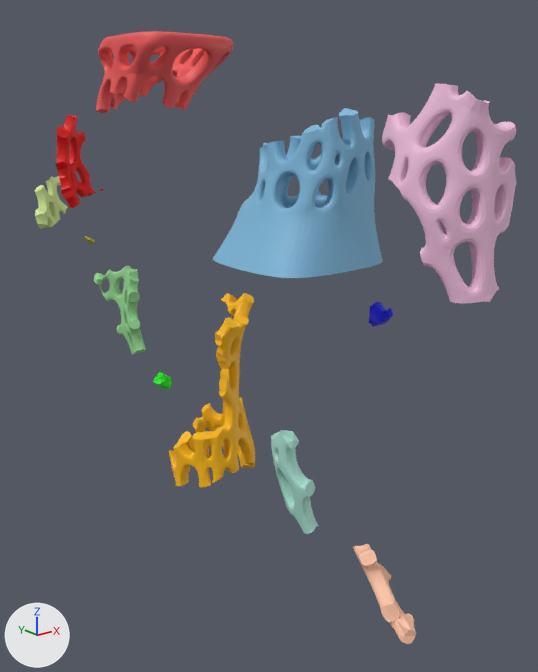
The glTF model docs/result/artifact/65942_sf/fractured_69_12pcs_transformed.glb: old version first, new version second.
Before and after are seen from a 50 mm lens placed at (-0.72, -3.78, 1.12), pointed at (0.62, -2.11, 0.45). The axes (+X, +Y, +Z) are drawn at lower left. The lights are the same throughout. Where no turn or scale is listed for an object, it has been applied to the vertices.

Script lines for the objects in view, before the commit:
```python
me_piece_2_obj = bpy.data.meshes.new('piece_2.obj')
me_piece_2_obj.from_pydata(...)  # 8811 vertices, 17670 faces; spans x 0.28..0.638, y -2.598..-2.24, z 0.75..1.105
me_piece_2_obj.materials.append(mat_defaultmaterial_002)
me_piece_5_obj = bpy.data.meshes.new('piece_5.obj')
me_piece_5_obj.from_pydata(...)  # 1740 vertices, 3480 faces; spans x 0.362..0.55, y -1.035..-0.931, z 0.653..0.854
me_piece_5_obj.materials.append(mat_defaultmaterial_005)
me_piece_8_obj = bpy.data.meshes.new('piece_8.obj')
me_piece_8_obj.from_pydata(...)  # 152 vertices, 300 faces; spans x 0.3459..0.4015, y -1.9084..-1.8667, z 0.2673..0.3254
me_piece_8_obj.materials.append(mat_defaultmaterial_008)
me_piece_9_obj = bpy.data.meshes.new('piece_9.obj')
me_piece_9_obj.from_pydata(...)  # 1977 vertices, 3958 faces; spans x 0.344..0.526, y -1.31..-1.223, z 0.761..1.076
me_piece_9_obj.materials.append(mat_defaultmaterial_009)
ob_piece_2_obj = bpy.data.objects.new('piece_2.obj', me_piece_2_obj)
ob_piece_2_obj.location = (0.0, 0.0, 0.0)
ob_piece_5_obj = bpy.data.objects.new('piece_5.obj', me_piece_5_obj)
ob_piece_5_obj.location = (0.0, 0.0, 0.0)
ob_piece_8_obj = bpy.data.objects.new('piece_8.obj', me_piece_8_obj)
ob_piece_8_obj.location = (0.0, 0.0, 0.0)
ob_piece_9_obj = bpy.data.objects.new('piece_9.obj', me_piece_9_obj)
ob_piece_9_obj.location = (0.0, 0.0, 0.0)
# also in view: 'piece_1.obj' at (0.54, -1.73, 1.19); 'piece_0.obj' at (0.49, -1.98, 0.26); 'piece_4.obj' at (0.35, -2.53, 0.24); 'piece_7.obj' at (0.46, -2.76, 0.0); 'piece_3.obj' at (0.53, -1.33, 0.37)
```
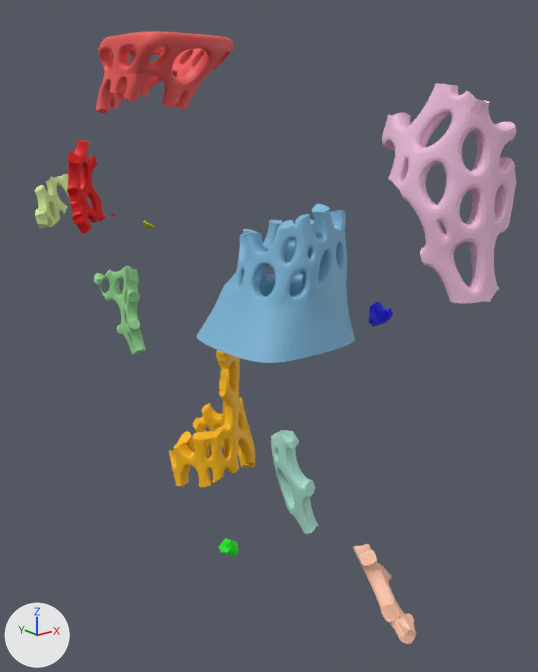
The newer file is also turned or shifted as a whole; pictures and numbers use the older file's frame.

What differs and where, as boxes (x1, y1, x2, y2) in the pictures (538 x 672 px):
'piece_2.obj', mesh moved
    before: (213, 108, 383, 278)
    after: (197, 204, 355, 363)
'piece_9.obj', mesh moved
    before: (55, 115, 105, 209)
    after: (67, 140, 117, 234)
'piece_8.obj', mesh moved
    before: (153, 372, 171, 390)
    after: (219, 538, 238, 557)

The change, as a diff of the scene's bpy script:
```diff
--- a/docs/result/artifact/65942_sf/fractured_69_12pcs_transformed.glb.py
+++ b/docs/result/artifact/65942_sf/fractured_69_12pcs_transformed.glb.py
@@ me_piece_2_obj @@
 me_piece_2_obj.from_pydata(...)  # 8811 vertices, 17670 faces; spans x 0.28..0.638, y -2.598..-2.24, z 0.75..1.105
 # used by ob_piece_2_obj; location = (0.0, 0.0, 0.0)
+# me_piece_2_obj part 1: the whole mesh is moved by (0.0, 0.084, -0.219)
 me_piece_2_obj.materials.append(mat_defaultmaterial_002)
@@ me_piece_8_obj @@
 me_piece_8_obj.from_pydata(...)  # 152 vertices, 300 faces; spans x 0.3459..0.4015, y -1.9084..-1.8667, z 0.2673..0.3254
 # used by ob_piece_8_obj; location = (0.0, 0.0, 0.0)
+# me_piece_8_obj part 2: the whole mesh is moved by (0.0, -0.338, -0.4186)
 me_piece_8_obj.materials.append(mat_defaultmaterial_008)
@@ me_piece_9_obj @@
 me_piece_9_obj.from_pydata(...)  # 1977 vertices, 3958 faces; spans x 0.344..0.526, y -1.31..-1.223, z 0.761..1.076
 # used by ob_piece_9_obj; location = (0.0, 0.0, 0.0)
+# me_piece_9_obj part 3: the whole mesh is moved by (0.0, -0.076, -0.081)
 me_piece_9_obj.materials.append(mat_defaultmaterial_009)
```
